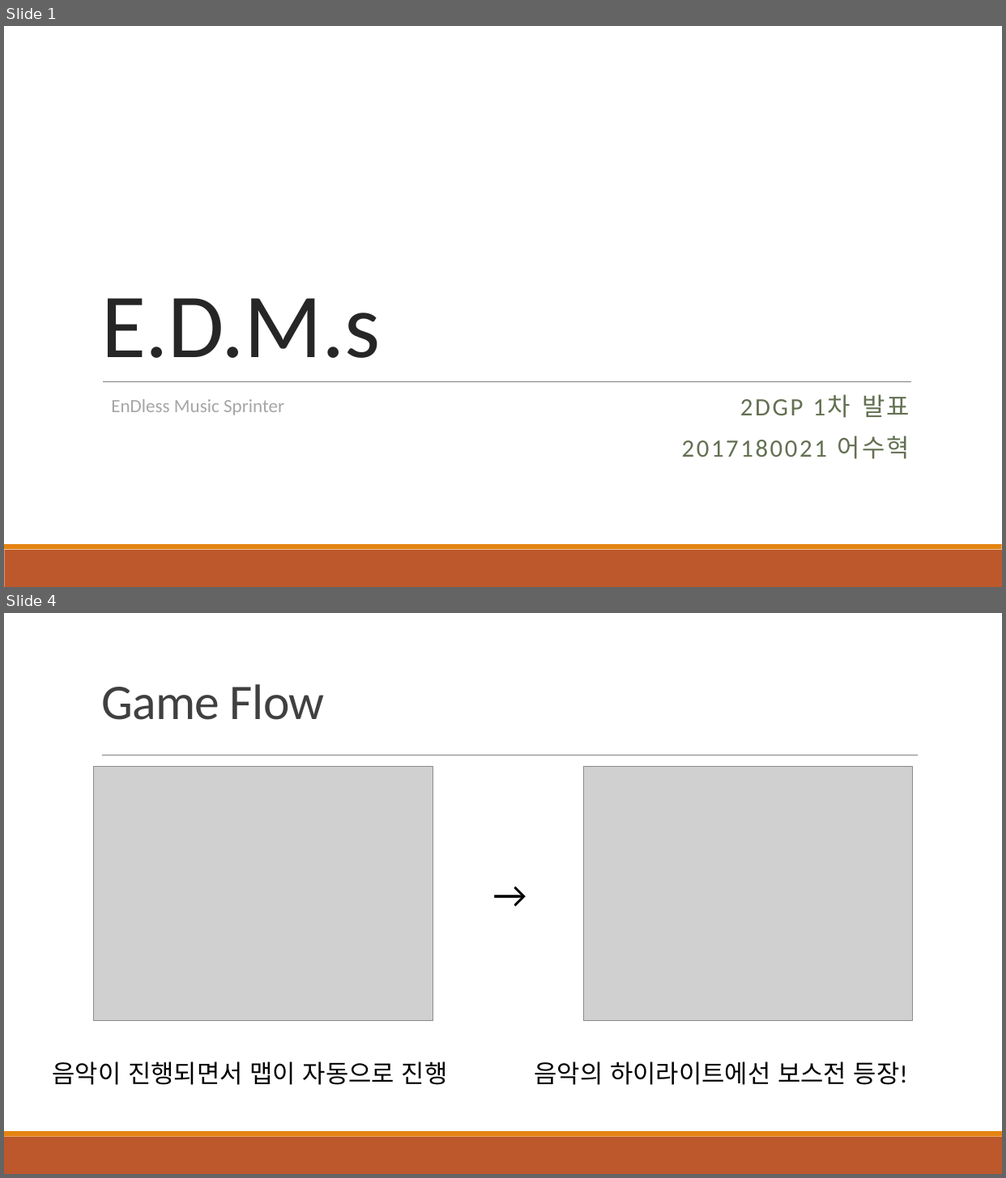
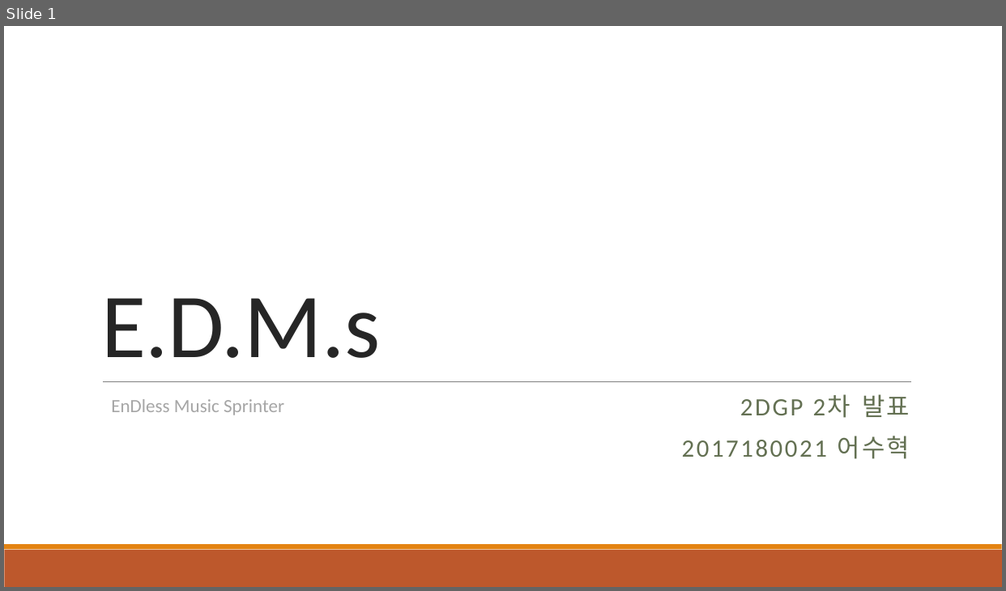
Before and after one commit to SH-Broar/Python---2DGP, a slide deck: Project/제출용/2차 발표.pptx. Shown one above the other, each under a label of ours: slides 1 and 4 before the commit, slide 1 after it; the slides between them are not shown. The pictures are 1006x1178 and 1006x591 pixels, drawn with LibreOffice and Linux fonts; fonts in the diff are those of the drawing; grey boxes stand for pictures. Boxes give left, top, right and bottom in pixels: in the first picture for what was removed or moved away, otherwise in the second. Text is boxed around its words. In the diff, an @@ line names an element or a change of style, - is before the commit and + after.

```diff
--- a/Project/제출용/2차 발표.pptx
+++ b/Project/제출용/2차 발표.pptx
@@ slide 4 removed at (x1=4, y1=613, x2=1002, y2=1174), background #FFFFFF; not listed: 2 template elements that a slide beside it also shows @@
@@ title removed at (x1=101, y1=684, x2=325, y2=720) @@
-Game Flow
@@ line removed from (102, 756) to (918, 756) @@
@@ picture removed at (x1=94, y1=766, x2=433, y2=1022) @@
@@ picture removed at (x1=583, y1=766, x2=912, y2=1022) @@
@@ text removed at (x1=485, y1=867, x2=535, y2=921) @@
-→
@@ text removed at (x1=53, y1=1062, x2=448, y2=1085) @@
-음악이 진행되면서 맵이 자동으로 진행
@@ text removed at (x1=535, y1=1062, x2=908, y2=1085) @@
-음악의 하이라이트에선 보스전 등장!
@@ slide 1 changed as well @@
@@ subtitle at (x1=740, y1=395, x2=910, y2=418): text changed @@
-2DGP 1차 발표
+2DGP 2차 발표
```
Also in this commit, not shown: 3 other slides changed, 2 slides added, 3 other slides removed, 2 other files.
